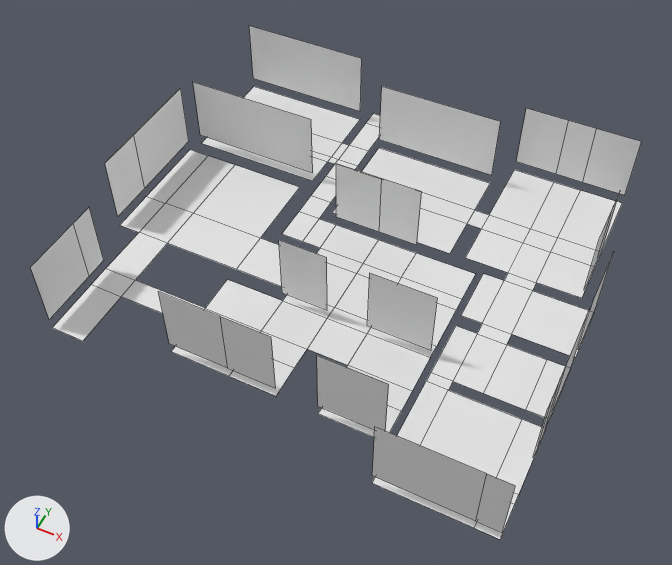
One commit to the OBJ model Assets/models/museumLayout/layout.obj: the scene before it, then after it.
The view is the same before and after, from a camera (50 mm lens) standing at (95.0, -205.0, 233.0) and looking at (2.0, -19.0, 1.0). The lights are fixed; the arrows at lower left show +X, +Y and +Z. Mesh edges are drawn as thin lines. Where no turn or scale is listed for an object, it has been applied to the vertices.

The first picture shows 'layout'.
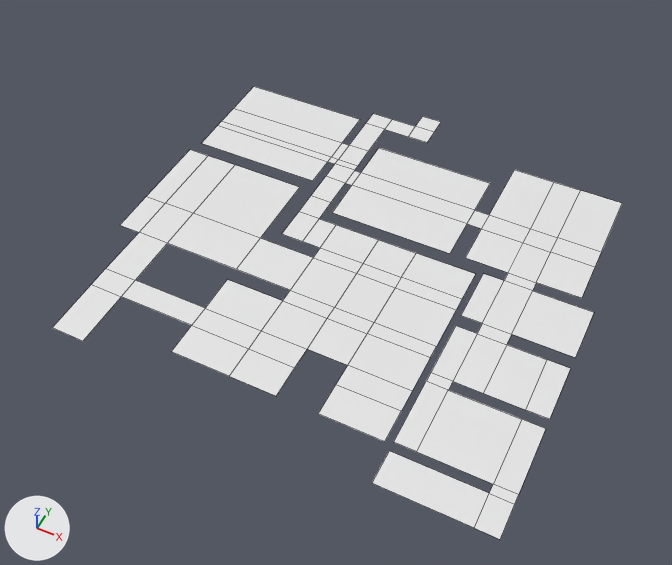
Location of each change, (x1, y1, x2, y2) in pixels of the pictures (672 x 565 px):
'layout', reshaped (7% narrower, 12% shorter)
    before: (31, 26, 641, 539)
    after: (52, 87, 622, 539)
part 1 of me_layout, deleted
    before: (31, 26, 641, 532)

The change, as a diff of the scene's bpy script:
```diff
--- a/Assets/models/museumLayout/layout.obj.py
+++ b/Assets/models/museumLayout/layout.obj.py
@@ me_layout @@
 # used by ob_layout; location = (0.0, 0.0, 0.0)
-me_layout.from_pydata(...)  # 226 vertices, 107 faces; spans x -80.0..82.0, y -82.0..77.0, z 0.0..29.0
+me_layout.from_pydata(...)  # 144 vertices, 81 faces; spans x -80.0..82.0, y -82.0..77.0, z 0.0
+# me_layout part 1: 15 loose pieces with 82 vertices, spanning x -80.0..82.0, y -82.0..64.0, z 4.0..29.0, are deleted
```
